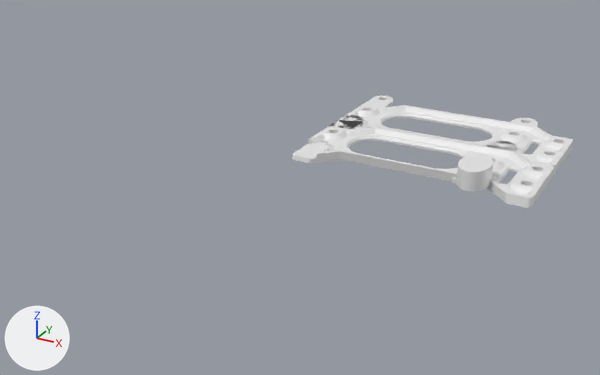
An edit to the Blender file hdd-bracket/bracket.blend, drawn before and after from the same camera.
Camera for both pictures: a 50 mm lens placed at (134.9, -238.2, 109.0), pointed at (2.1, 3.2, -11.7). Every picture has the same lights, and +X, +Y and +Z are marked at lower left.

In view in the first picture: 'Hdd Left2', 'subtract tab R'.
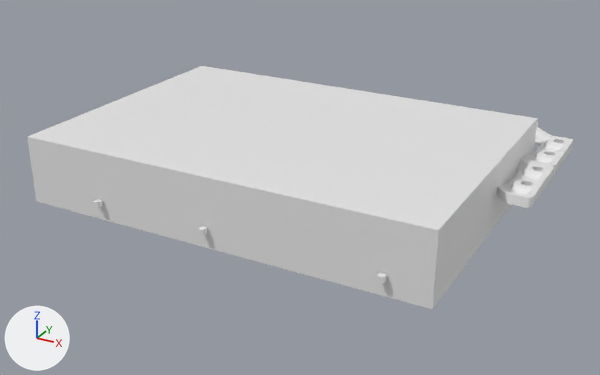
Commit message: before merge hdd screw holes

Changed parts and their boxes [x1, y1, x2, y2] in the pictures (600 x 375 px):
'HDD MOCK', added
    after: [27, 66, 538, 309]
'MOCK H3', added
    after: [377, 273, 387, 284]
'MOCK H2', added
    after: [198, 226, 207, 236]
'MOCK H1', added
    after: [93, 199, 103, 208]
'Hdd Left2', unchanged, covered by the edit
    before: [292, 95, 573, 208]
    after: [497, 122, 573, 208]
'subtract tab R', unchanged, covered by the edit
    before: [456, 154, 493, 191]

Edits to the bpy script that builds the scene:
```text
Add ob_mock_h1:
    ob_mock_h1 = bpy.data.objects.new('MOCK H1', me_cube_004.copy())  # the mesh of ob_cube_004
    ob_mock_h1.location = (-42.8, -52.6, -5.5)
Add ob_mock_h2:
    ob_mock_h2 = bpy.data.objects.new('MOCK H2', me_cube_004.copy())  # the mesh of ob_cube_004
    ob_mock_h2.location = (-1.1, -52.6, -5.5)
Add ob_hdd_mock:
    ob_hdd_mock = bpy.data.objects.new('HDD MOCK', me_cube_004.copy())  # the mesh of ob_cube_004
    ob_hdd_mock.location = (0.0, 0.0, 0.0)
    ob_hdd_mock.scale = (73.0, 51.0, 12.0)
    _m = ob_hdd_mock.modifiers.new('Boolean', 'BOOLEAN')
    _m.operation = 'UNION'
    _m.solver = 'FLOAT'
Add ob_mock_h3:
    ob_mock_h3 = bpy.data.objects.new('MOCK H3', me_cube_004.copy())  # the mesh of ob_cube_004
    ob_mock_h3.location = (58.4, -52.6, -5.5)
```
